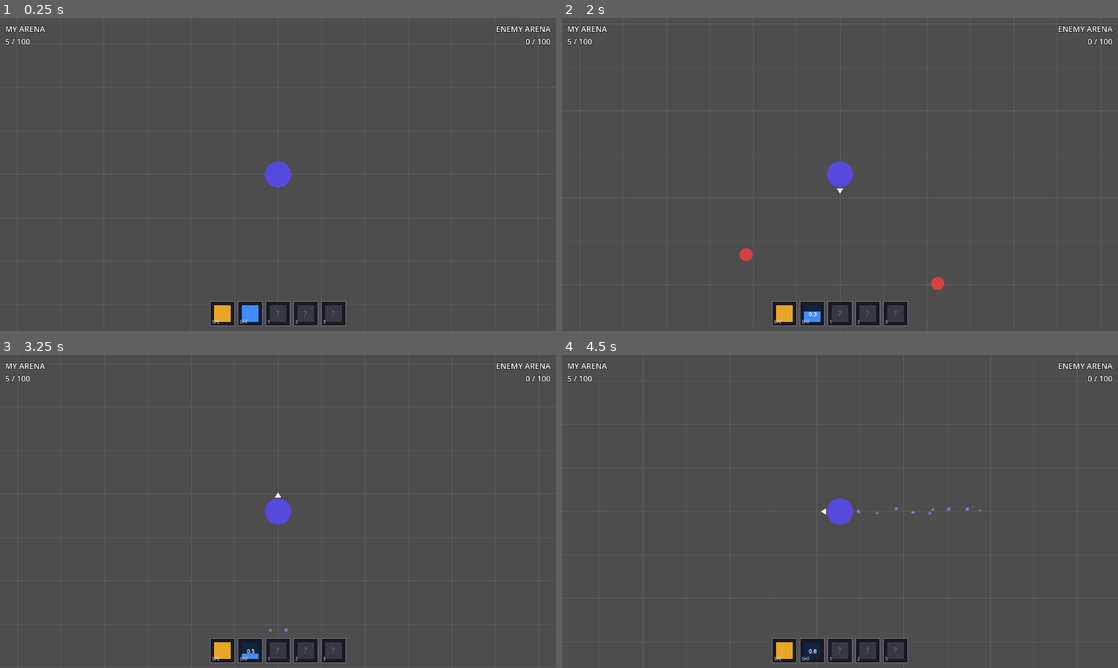
Above: before the commit, frames 1-4 (two rows, left to right).
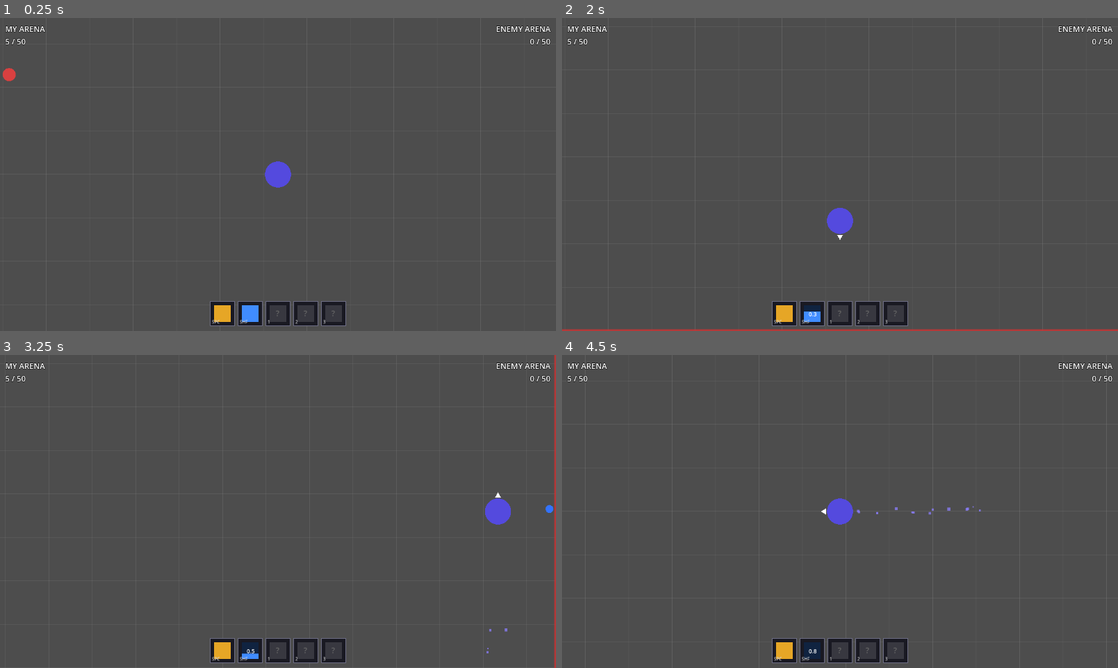
Above: after the commit, the same moments.

Repository: Wowo10/Mobber
Game: Godot game, scene res://scenes/game/game.tscn
Two runs of this game, one before a commit and one after it. Both use one fixed random seed, a clock stepped at 60 frames per second and the inputs below. This scene is started directly instead of the project's main scene.
Inputs:
- Up to frame 1 (0.25 s): no input
- Up to frame 2 (2 s): tap Enter at 0.5 s; hold D (move_right) 0.53-1.28 s; tap Space (attack) at 0.6, 1.25 s; hold S (move_down) from 1.28 s (still down); tap Shift (dash) at 1.35 s
- Up to frame 3 (3.25 s): release S (move_down) at 2.03 s; hold D (move_right) 2.03-2.78 s; tap Space (attack) at 2.1 s; hold W (move_up) from 2.78 s (still down); tap Shift (dash) at 2.85 s
- Up to frame 4 (4.5 s): release W (move_up) at 3.53 s; hold A (move_left) from 3.53 s (still down); tap Space (attack) at 3.6 s; tap Shift (dash) at 4.35 s

The runs differ from the first frame. In frame 1, 0.1% of the frame differs, in the area x 0-99%, y 6-21%; in frame 2, 1.5%, in the area x 0-100%, y 1-100%; in frame 3, 1.1%; in frame 4, less than 0.1%.

Commit message:
Added pasting in room number. Decreased arena and scorecond.

Diff:
--- a/autoloads/Constants.gd
+++ b/autoloads/Constants.gd
@@ -1,7 +1,7 @@
 extends Node
 
-const WORLD_SIZE_X = 4000
-const WORLD_SIZE_Y = 3000
+const WORLD_SIZE_X = 2667
+const WORLD_SIZE_Y = 2000
 const ARENA_GAP = 300
 const NET_PORT = 7777
 const SIGNALING_URL = "wss://mobber.onrender.com"
@@ -16,6 +16,7 @@
 const MOB_MAX_HEALTH = 30.0
 const MOB_WANDER_INTERVAL = 2.0
 const MOB_COUNT = 5
+const MOB_WIN_COUNT = 50
 
 const PLAYER_DASH_SPEED = 2400.0
 const PLAYER_DASH_DURATION = 0.1
@@ -31,3 +32,7 @@
 const MOB_KNOCKBACK = 5000.0
 const MOB_FRICTION = 1500.0      # higher = faster stop after knockback
 const MOB_MAX_EXTERNAL_SPEED = 600.0
+
+const MOB_FLEE_SPEED = 220.0
+const MOB_FLEE_MAX_HEALTH = 1.0
+const MOB_FLEE_RADIUS = 9.0
--- a/scenes/ui/lobby.tscn
+++ b/scenes/ui/lobby.tscn
@@ -34,10 +34,13 @@
 layout_mode = 2
 text = "Host Game"
 
-[node name="CodeDisplay" type="Label" parent="VBox"]
+[node name="CodeDisplay" type="Button" parent="VBox"]
 unique_name_in_owner = true
 layout_mode = 2
 visible = false
+flat = true
+mouse_default_cursor_shape = 2
+tooltip_text = "Click to copy"
 theme_override_font_sizes/font_size = 14
 horizontal_alignment = 1
 
@@ -62,3 +65,4 @@
 
 [connection signal="pressed" from="VBox/HostButton" to="." method="_on_host_pressed"]
 [connection signal="pressed" from="VBox/JoinButton" to="." method="_on_join_pressed"]
+[connection signal="pressed" from="VBox/CodeDisplay" to="." method="_on_code_display_pressed"]
--- a/scripts/entities/mob.gd
+++ b/scripts/entities/mob.gd
@@ -1,6 +1,9 @@
 extends CharacterBody2D
 
 enum State { WANDER, FLEE, CHASE }
+enum MobType { BASIC, FLEEING }
+
+var mob_type: MobType = MobType.BASIC
 
 var state: State = State.WANDER
 var radius: float = Constants.MOB_RADIUS
@@ -14,6 +17,13 @@
 var _external_velocity := Vector2.ZERO
 
 func _ready() -> void:
+	if mob_type == MobType.FLEEING:
+		max_health = Constants.MOB_FLEE_MAX_HEALTH
+		health = Constants.MOB_FLEE_MAX_HEALTH
+		radius = Constants.MOB_FLEE_RADIUS
+		color = Color(0.2, 0.45, 1.0)
+		state = State.FLEE
+
 	_pick_wander_dir()
 	var networked: bool = not (multiplayer.multiplayer_peer is OfflineMultiplayerPeer)
 	if networked and not multiplayer.is_server():
@@ -30,9 +40,9 @@
 		State.WANDER:
 			_process_wander(delta)
 		State.FLEE:
-			pass  # future: _process_flee(delta, target)
+			_process_flee(delta)
 		State.CHASE:
-			pass  # future: _process_chase(delta, target)
+			pass
 	velocity += _external_velocity
 	move_and_slide()
 
@@ -41,6 +51,27 @@
 	if _wander_timer <= 0.0:
 		_pick_wander_dir()
 	velocity = _wander_dir * Constants.MOB_SPEED
+
+func _process_flee(delta: float) -> void:
+	var target := _get_nearest_player()
+	if target == null:
+		_process_wander(delta)
+		return
+	var away := (global_position - target.global_position).normalized()
+	if away == Vector2.ZERO:
+		away = Vector2(randf() - 0.5, randf() - 0.5).normalized()
+	velocity = away * Constants.MOB_FLEE_SPEED
+
+func _get_nearest_player() -> Node2D:
+	var players := get_tree().get_nodes_in_group("players")
+	var nearest_dist := INF
+	var nearest: Node2D = null
+	for p in players:
+		var d := global_position.distance_to(p.global_position)
+		if d < nearest_dist:
+			nearest_dist = d
+			nearest = p
+	return nearest
 
 func _pick_wander_dir() -> void:
 	var angle := randf_range(0.0, TAU)
--- a/scripts/entities/player.gd
+++ b/scripts/entities/player.gd
@@ -17,6 +17,7 @@
 	if parts.size() == 2 and parts[0] == "Player":
 		set_multiplayer_authority(parts[1].to_int())
 
+	add_to_group("players")
 	_setup_particles()
 	if not is_multiplayer_authority():
 		set_physics_process(false)
--- a/scripts/game/arena.gd
+++ b/scripts/game/arena.gd
@@ -28,11 +28,15 @@
 		cs.shape = shape
 		body.add_child(cs)
 
-func spawn_mob() -> void:
+func spawn_mob(type: int = -1) -> void:
 	if not multiplayer.is_server():
 		return
 	var margin: float = Constants.MOB_RADIUS + 10.0
 	var mob := MOB_SCENE.instantiate()
+	if type == -1:
+		mob.mob_type = mob.MobType.FLEEING if randf() < 0.35 else mob.MobType.BASIC
+	else:
+		mob.mob_type = type
 	mob.position = Vector2(
 		randf_range(margin, Constants.WORLD_SIZE_X - margin),
 		randf_range(margin, Constants.WORLD_SIZE_Y - margin)
--- a/scripts/game/game.gd
+++ b/scripts/game/game.gd
@@ -144,8 +144,8 @@
 	var my_is_arena1 := (not _networked) or multiplayer.get_unique_id() == 1
 	var my    := a1 if my_is_arena1 else a2
 	var enemy := a2 if my_is_arena1 else a1
-	$HUD/MyLabel.text    = "MY ARENA\n%d / 100" % my
-	$HUD/EnemyLabel.text = "ENEMY ARENA\n%d / 100" % enemy
+	$HUD/MyLabel.text    = "MY ARENA\n%d / %d" % [my, Constants.MOB_WIN_COUNT]
+	$HUD/EnemyLabel.text = "ENEMY ARENA\n%d / %d" % [enemy, Constants.MOB_WIN_COUNT]
 
 @rpc("authority", "reliable")
 func _rpc_update_hud(a1: int, a2: int) -> void:
@@ -153,10 +153,10 @@
 
 # --- Win condition ---
 func _check_win(a1: int, a2: int) -> void:
-	if a1 >= 100:
+	if a1 >= Constants.MOB_WIN_COUNT:
 		_rpc_game_over(1)
 		_rpc_game_over.rpc(1)
-	elif a2 >= 100:
+	elif a2 >= Constants.MOB_WIN_COUNT:
 		_rpc_game_over(2)
 		_rpc_game_over.rpc(2)
 
--- a/scripts/ui/lobby.gd
+++ b/scripts/ui/lobby.gd
@@ -3,6 +3,7 @@
 const GAME_SCENE = "res://scenes/game/game.tscn"
 
 var _is_web: bool = false
+var _room_code: String = ""
 
 func _ready() -> void:
 	multiplayer.multiplayer_peer = null
@@ -62,9 +63,17 @@
 		multiplayer.connection_failed.connect(_on_failed)
 
 func _on_lobby_created(code: String) -> void:
-	%CodeDisplay.text = "Room Code: %s" % code
+	_room_code = code
+	%CodeDisplay.text = "Room Code: %s  [click to copy]" % code
 	%CodeDisplay.visible = true
 	$VBox/StatusLabel.text = "Waiting for opponent..."
+
+func _on_code_display_pressed() -> void:
+	if OS.get_name() == "Web":
+		JavaScriptBridge.eval("navigator.clipboard.writeText('%s').catch(()=>{})" % _room_code)
+	else:
+		DisplayServer.clipboard_set(_room_code)
+	$VBox/StatusLabel.text = "Copied!"
 
 func _on_game_ready() -> void:
 	get_tree().change_scene_to_file(GAME_SCENE)
